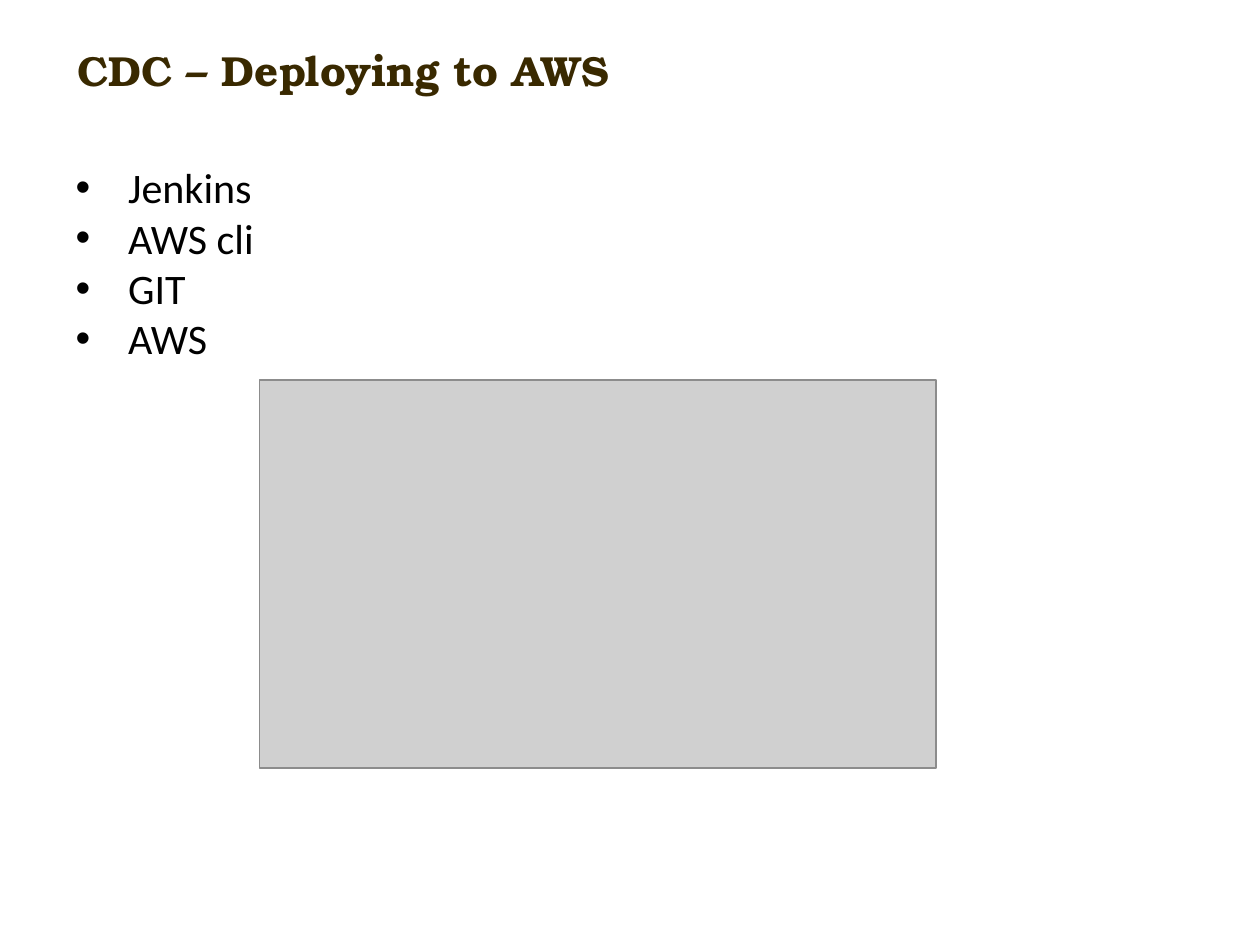
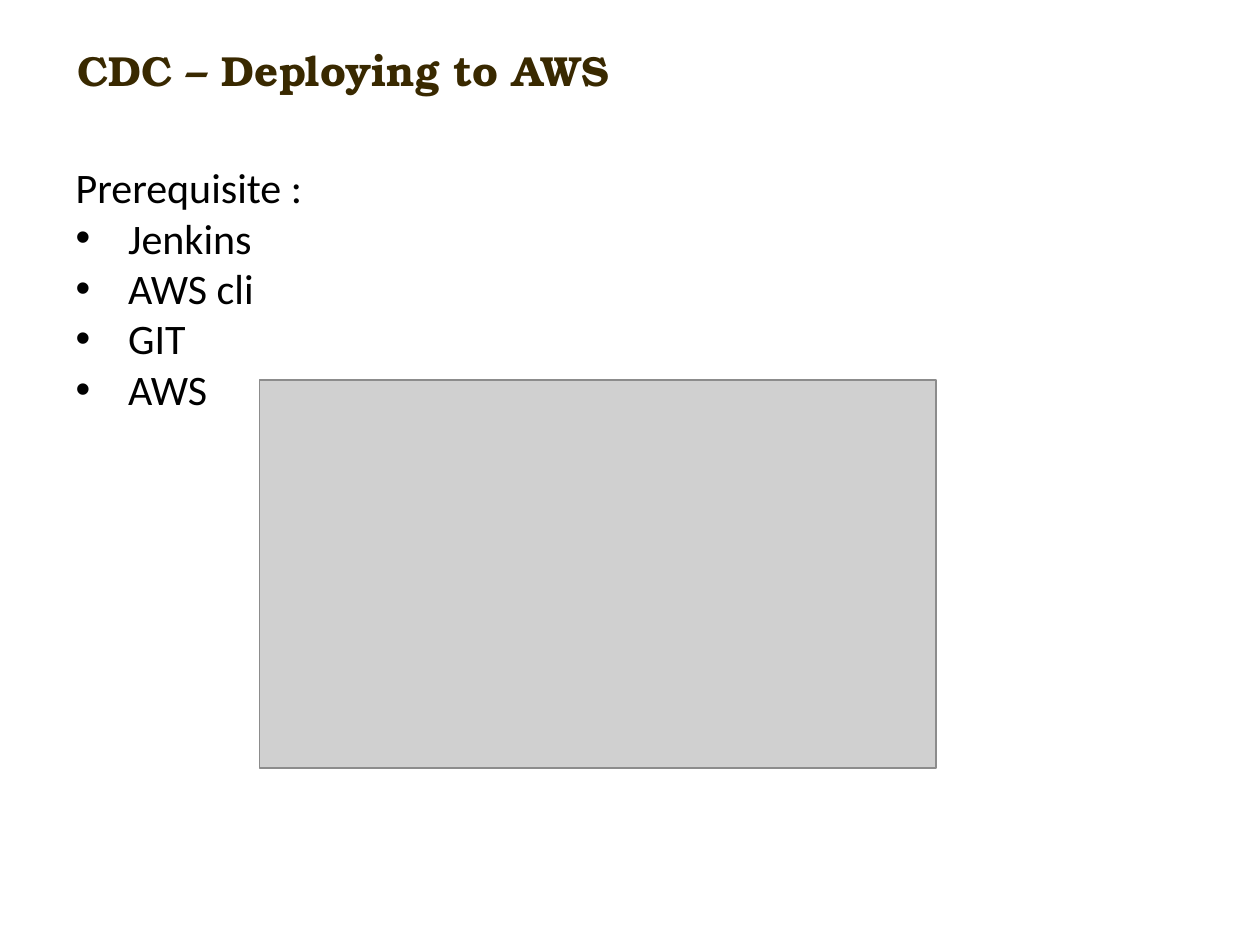
Before and after one commit to carlmitrais/wisdom, a slide deck: slide 2 of cdc_git_ws5.pptx. Drawn at 1260x945 pixels with LibreOffice and Linux fonts; fonts in the diff are those of the drawing; grey boxes stand for pictures; background and template pictures are left out. Boxes give left, top, right and bottom in pixels: in the first picture for what was removed or moved away, otherwise in the second. Text is boxed around its words. In the diff, an @@ line names an element or a change of style, - is before the commit and + after.

```diff
--- a/cdc_git_ws5.pptx
+++ b/cdc_git_ws5.pptx
@@ text at (76, 174, 282, 210): paragraph added @@
+Prerequisite :
```
Also in this commit, not shown: 2 other slides changed, 3 slides added.
